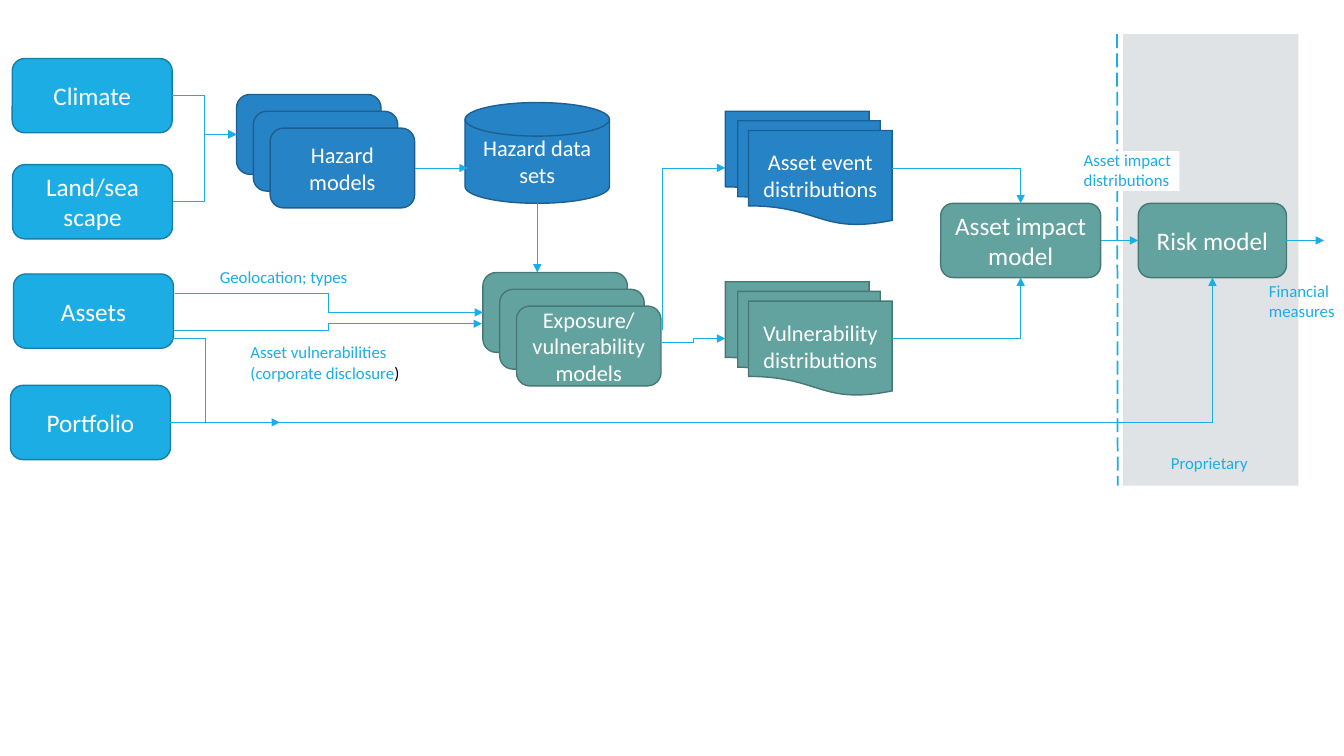
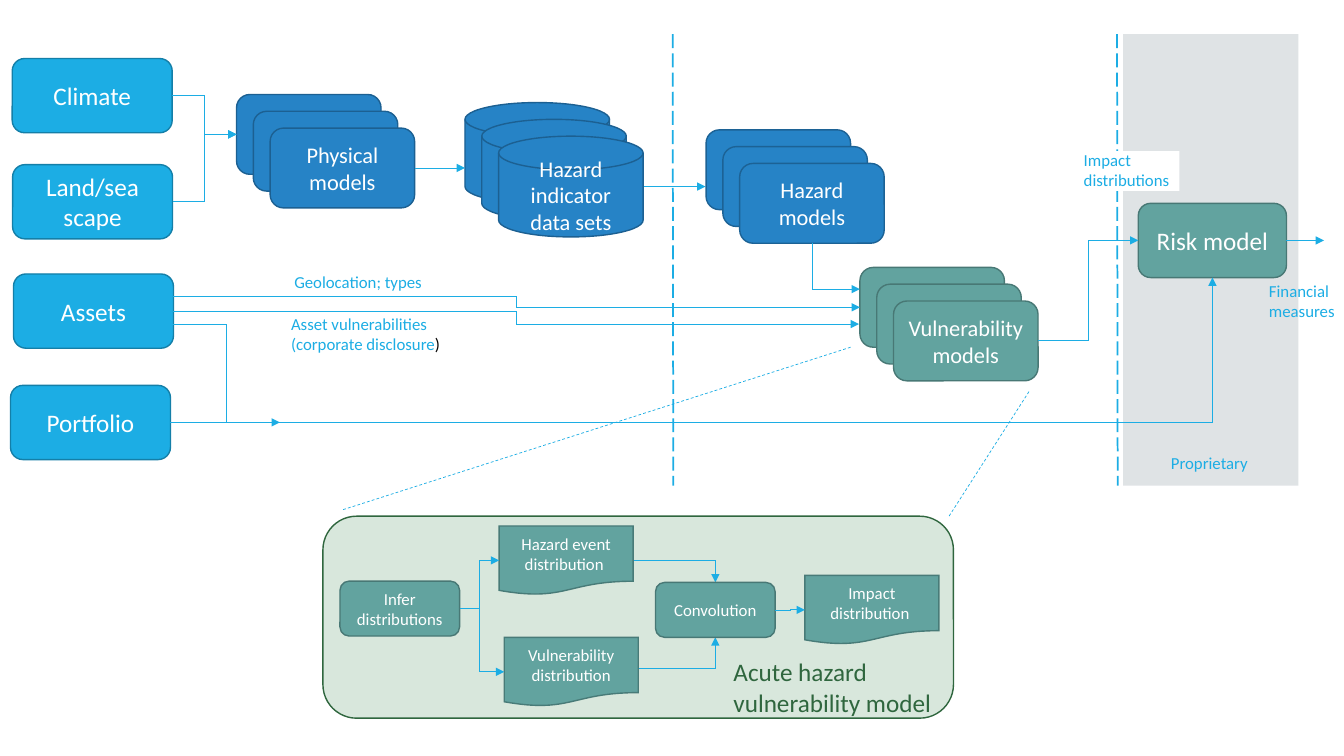
Before and after one commit to os-climate/physrisk, a slide deck: slide 1 of methodology/plots/top_level_view.pptx. Drawn at 1344x756 pixels with LibreOffice and Linux fonts; fonts in the diff are those of the drawing. Boxes give left, top, right and bottom in pixels: in the first picture for what was removed or moved away, otherwise in the second. Text is boxed around its words. In the diff, an @@ line names an element or a change of style, - is before the commit and + after.

Commit message:
Add WBGT Chronic Heat Model (#129)
* Updates made to the WBGT model to add variance by asset type. Additionally changes
to hazard data to account for windows/unix differences.

* Updated Model documentation and removing piece of code used for testing.

* Merge document updates.

---------

```diff
--- a/methodology/plots/top_level_view.pptx
+++ b/methodology/plots/top_level_view.pptx
@@ line added from (673, 34) to (674, 486), #1CADE4 1.25 pt dashed @@
@@ cylinder added at <box>482,119,626,220</box>, fill #2683C6, outline #1C6192 1 pt, 16 pt, text #FFFFFF @@
+Hazard data sets
@@ flow chart multidocument removed at <box>726,111,892,225</box> @@
-Asset event distributions
@@ text in rounded rectangle at <box>307,147,379,190</box>: text changed @@
-Hazard models
+Physical models
@@ cylinder added at <box>499,136,643,237</box>, fill #2683C6, outline #1C6192 1 pt, 16 pt, text #FFFFFF @@
+Hazard indicator data sets
@@ rounded rectangle added at <box>707,130,851,210</box>, fill #2683C6, outline #1D6294 1 pt @@
@@ rounded rectangle added at <box>723,146,867,226</box>, fill #2683C6, outline #1D6294 1 pt @@
@@ arrow moved from (414, 168) - (468, 168) to (414, 168) - (465, 168) @@
@@ rounded rectangle added at <box>740,163,884,243</box>, fill #2683C6, outline #1D6294 1 pt, 16 pt, text #FFFFFF @@
+Hazard models
@@ text at <box>1084,155,1170,186</box>: text changed @@
-Asset impact distributions
+Impact distributions
@@ arrow moved from (537, 204) - (537, 272) to (643, 187) - (706, 187) @@
@@ rounded rectangle removed at <box>941,204,1101,278</box> @@
-Asset impact model
@@ text "Geolocation; types": place and size @@
-text "Geolocation; types" at <box>220,271,347,286</box>
+text "Geolocation; types" at <box>294,276,422,291</box>
@@ elbow arrow moved from (662, 331) - (726, 168) to (813, 243) - (860, 289) @@
@@ rounded rectangle: place and size @@
-rounded rectangle at <box>483,272,627,352</box>
+rounded rectangle at <box>860,267,1004,347</box>
@@ elbow arrow added from (1038, 341) to (1138, 241), #1CADE4 0.5 pt @@
@@ arrow removed from (1101, 241) to (1138, 241) @@
@@ elbow arrow moved from (174, 293) - (483, 313) to (173, 296) - (860, 308) @@
@@ flow chart multidocument removed at <box>726,282,892,396</box> @@
-Vulnerability distributions
@@ rounded rectangle: place and size @@
-rounded rectangle at <box>500,289,644,369</box>
+rounded rectangle at <box>877,284,1021,364</box>
@@ elbow arrow moved from (130, 339) - (280, 422) to (172, 325) - (280, 422) @@
@@ elbow arrow moved from (174, 331) - (482, 324) to (173, 312) - (859, 324) @@
@@ text "Asset vulnerabilities (corporate disclosure)": place and size @@
-text "Asset vulnerabilities (corporate disclosure)" at <box>250,346,400,382</box>
+text "Asset vulnerabilities (corporate disclosure)" at <box>291,318,440,353</box>
@@ rounded rectangle "Vulnerability models": place and size @@
-rounded rectangle "Vulnerability models" at <box>516,307,660,386</box>
+rounded rectangle "Vulnerability models" at <box>894,301,1038,381</box>
@@ text in rounded rectangle at <box>909,320,1023,363</box>: text changed @@
-Exposure/
-vulnerability models
+Vulnerability models
@@ line added from (851, 347) to (343, 510), #1CADE4 0.5 pt dashed @@
@@ elbow arrow removed from (662, 343) to (726, 339) @@
@@ line added from (1029, 392) to (950, 516), #1CADE4 0.5 pt dashed @@
@@ rounded rectangle added at <box>323,516,954,718</box>, fill #3E8853 at 20% opacity, outline #2F663E 1 pt @@
@@ elbow arrow moved from (892, 168) - (1021, 204) to (633, 561) - (716, 583) @@
@@ group added at <box>340,526,939,706</box>: 3 flow chart documents, 3 elbow arrows, 2 rounded rectangles @@
+Vulnerability distribution
+Impact distribution
+Convolution
+Infer distributions
+Hazard event distribution
@@ elbow arrow moved from (892, 339) - (1021, 277) to (638, 668) - (716, 637) @@
@@ text added at <box>733,663,931,718</box>, 18 pt, text #2F663E @@
+Acute hazard vulnerability model
```
Also in this commit, not shown: 12 other files.
